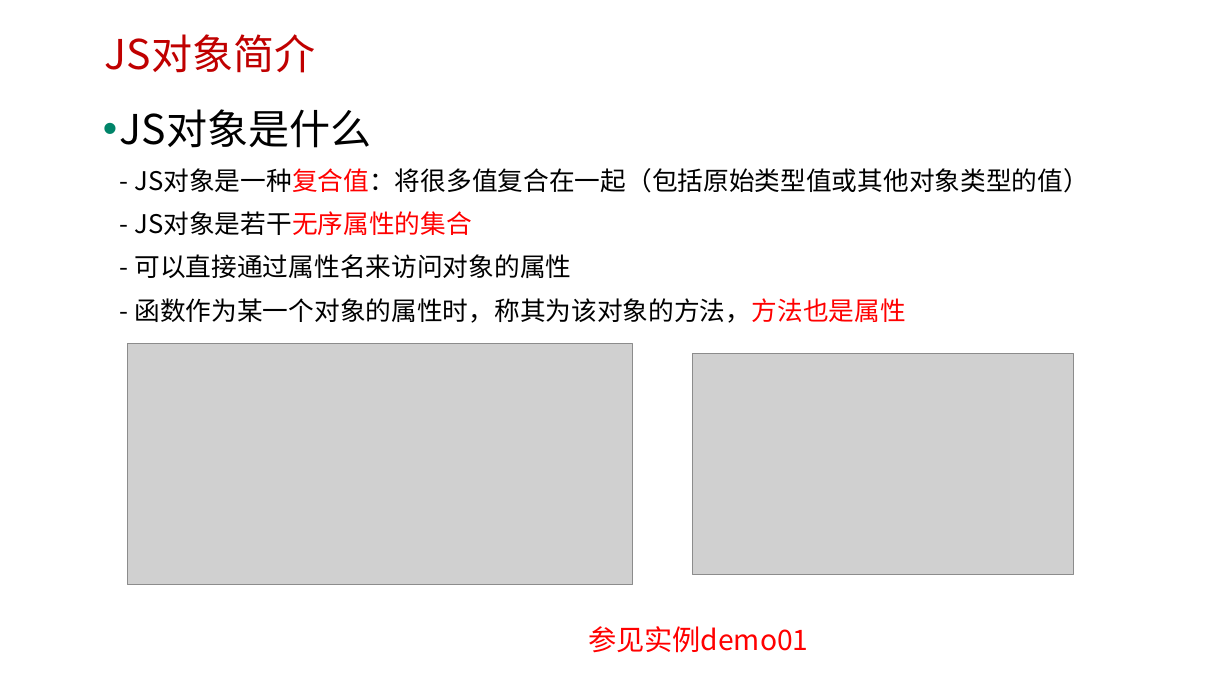
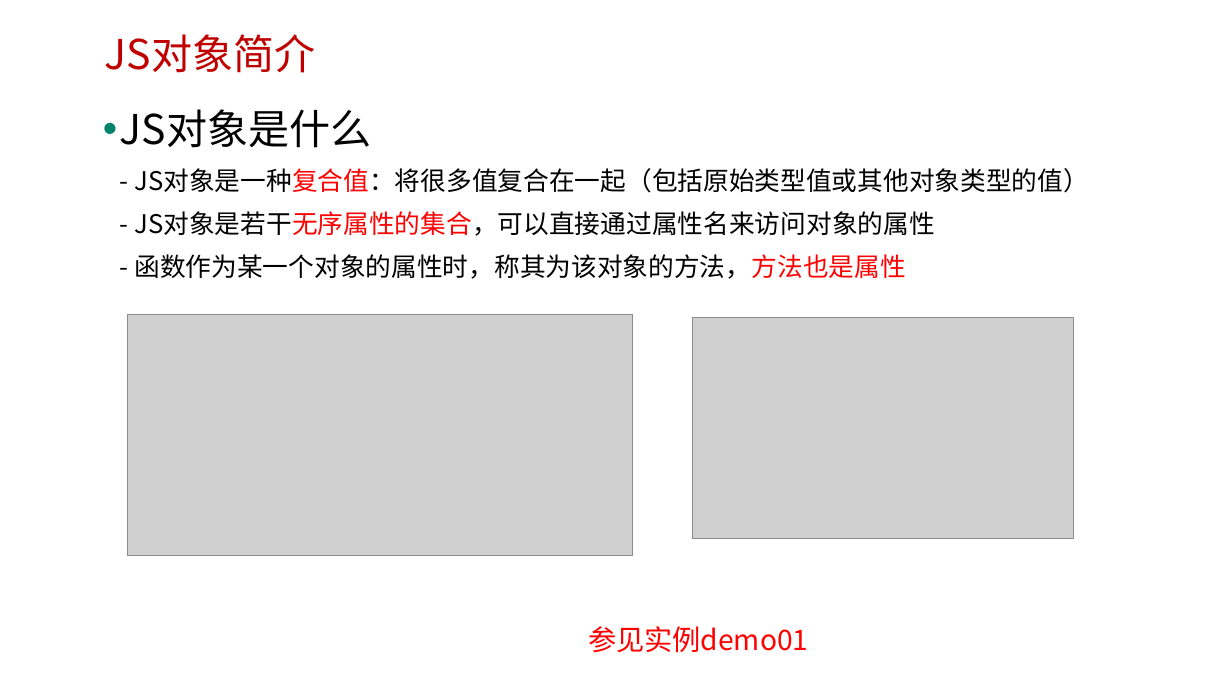
Before and after one commit to edu2act/course-javascript-advanced, a slide deck: slide 4 of 课程PPT/06.JavaScript对象.pptx. Drawn at 1232x693 pixels with LibreOffice and Linux fonts; fonts in the diff are those of the drawing; grey boxes stand for pictures; background and template pictures are left out. Boxes give left, top, right and bottom in pixels: in the first picture for what was removed or moved away, otherwise in the second. Text is boxed around its words. In the diff, an @@ line names an element or a change of style, - is before the commit and + after.

```diff
--- a/课程PPT/06.JavaScript对象.pptx
+++ b/课程PPT/06.JavaScript对象.pptx
@@ text at [120, 109, 1089, 279]: text changed @@
-• JS对象是什么
-  - JS对象是一种复合值：将很多值复合在一起（包括原始类型值或其他对象类型的值）
-  - JS对象是若干无序属性的集合
-  - 可以直接通过属性名来访问对象的属性
-  - 函数作为某一个对象的属性时，称其为该对象的方法，方法也是属性
+• JS对象是什么
+  - JS对象是一种复合值：将很多值复合在一起（包括原始类型值或其他对象类型的值）
+  - JS对象是若干无序属性的集合，可以直接通过属性名来访问对象的属性
+  - 函数作为某一个对象的属性时，称其为该对象的方法，方法也是属性
@@ picture: place and size @@
-picture at [128, 344, 633, 585]
+picture at [128, 315, 633, 556]
@@ picture: place and size @@
-picture at [692, 354, 1073, 576]
+picture at [692, 317, 1073, 539]
```
Also in this commit, not shown: 3 other files.
